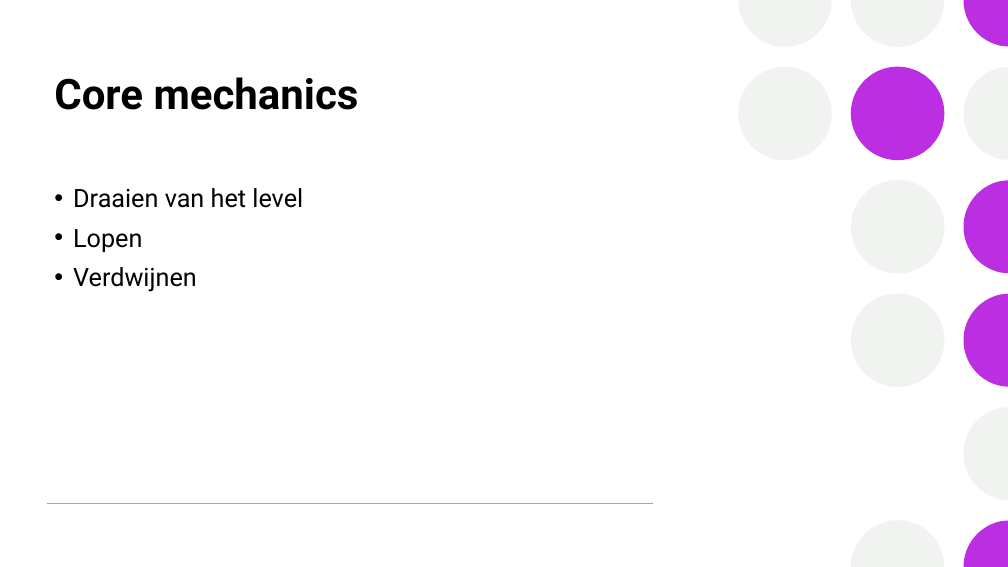
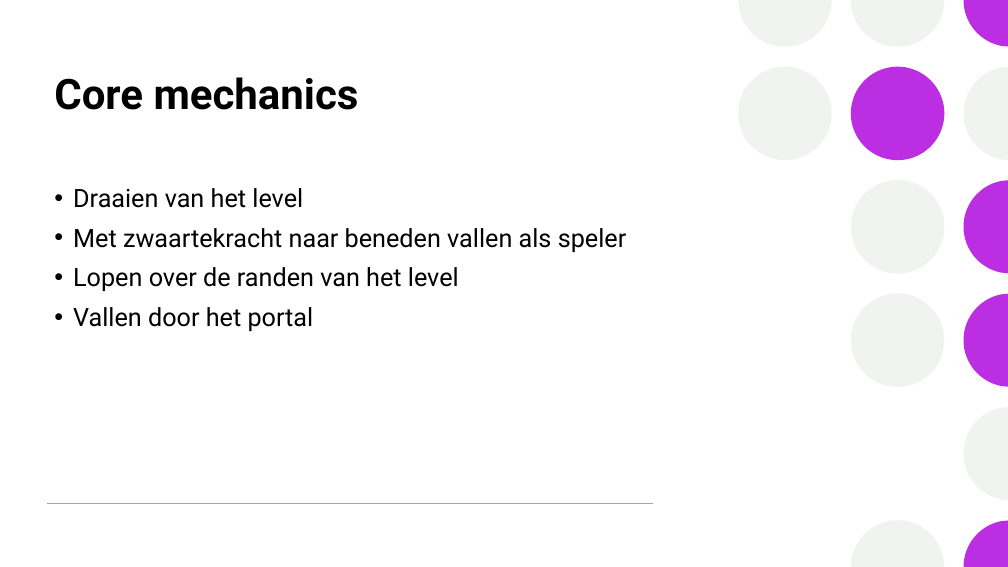
Before and after one commit to Tatum13/Project_Muse, a slide deck: slide 9 of Documentatie/Design/How_to_disappear.pptx. Drawn at 1008x567 pixels with LibreOffice and Linux fonts; fonts in the diff are those of the drawing. Boxes give left, top, right and bottom in pixels: in the first picture for what was removed or moved away, otherwise in the second. Text is boxed around its words. In the diff, an @@ line names an element or a change of style, - is before the commit and + after.

Commit message:
documentatie vebeterd door feedback

```diff
--- a/Documentatie/Design/How_to_disappear.pptx
+++ b/Documentatie/Design/How_to_disappear.pptx
@@ text at [73, 228, 627, 331]: text changed @@
-• Lopen
-• Verdwijnen
+• Met zwaartekracht naar beneden vallen als speler
+• Lopen over de randen van het level
+• Vallen door het portal
```
Also in this commit, not shown: 4 other slides changed, 4 other files.
